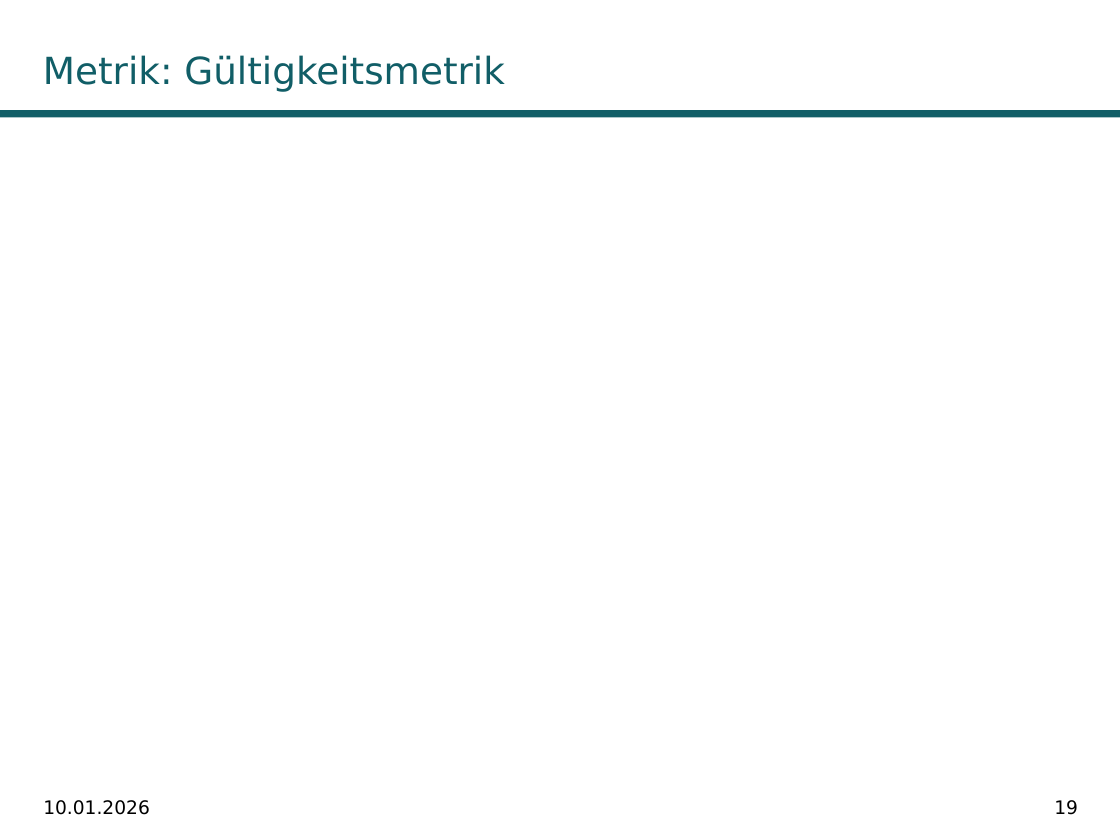
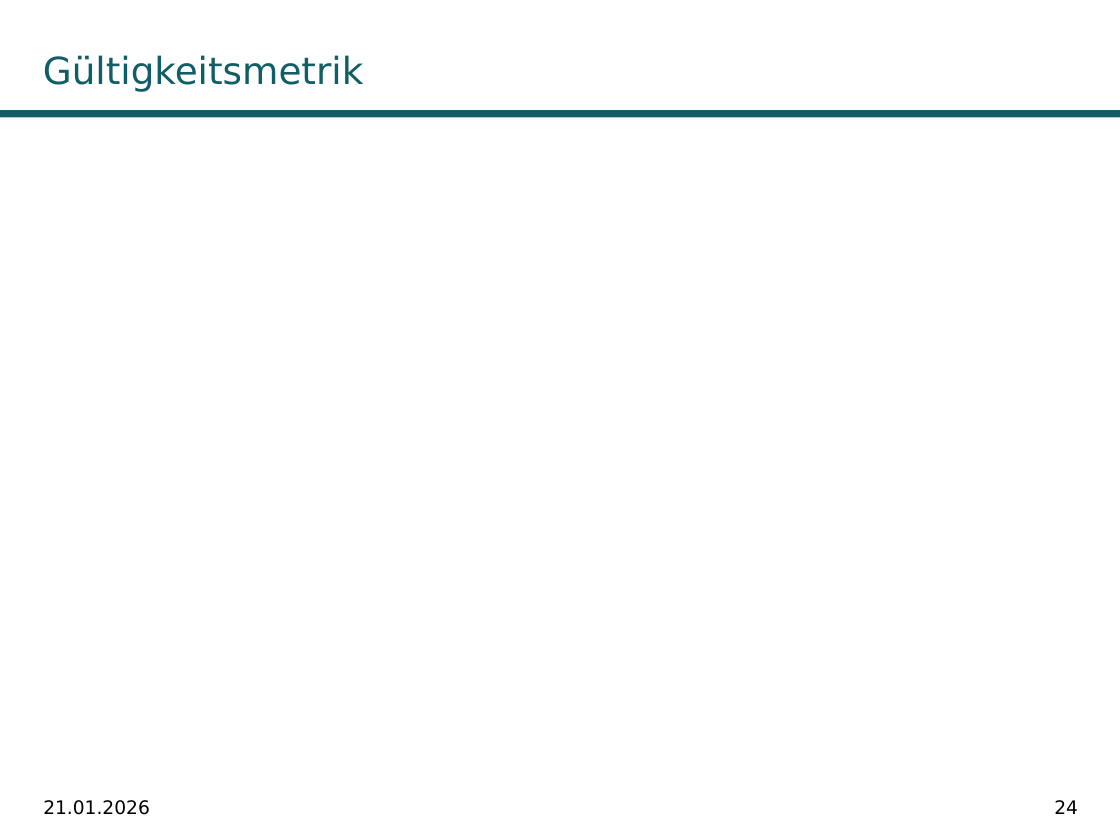
Before and after one commit to fabiw98/Seminar_DICE, a slide deck: slide 24 of Präsentation/DiCE_PowerPoint.potx (slide 19 before the commit). Drawn at 1120x840 pixels with LibreOffice and Linux fonts; fonts in the diff are those of the drawing; grey boxes stand for pictures; background and template pictures are left out. Boxes give left, top, right and bottom in pixels: in the first picture for what was removed or moved away, otherwise in the second. Text is boxed around its words. In the diff, an @@ line names an element or a change of style, - is before the commit and + after.

```diff
--- a/Präsentation/DiCE_PowerPoint.potx
+++ b/Präsentation/DiCE_PowerPoint.potx
@@ title at <box>43,55,364,92</box>: text changed @@
-Metrik: Gültigkeitsmetrik
+Gültigkeitsmetrik
@@ text at <box>43,800,150,815</box>: text changed @@
-10.01.2026
+21.01.2026
@@ page number at <box>1054,800,1078,814</box>: text changed @@
-19
+24
```
Also in this commit, not shown: 30 other slides changed, 8 slides added, 3 slides removed, 18 other files.
